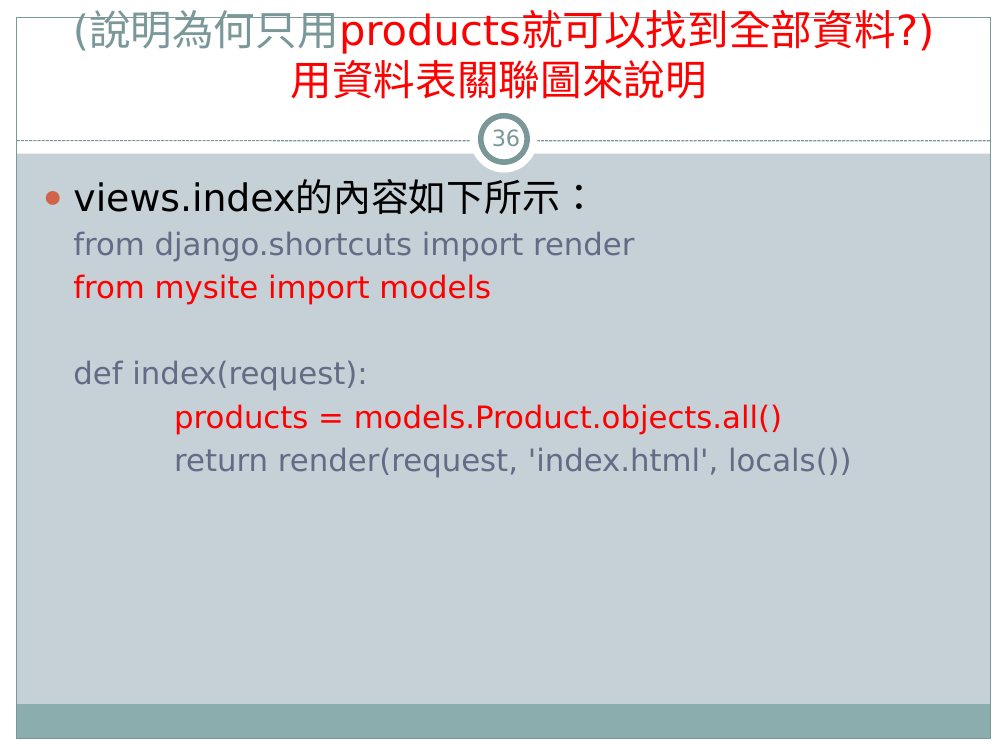
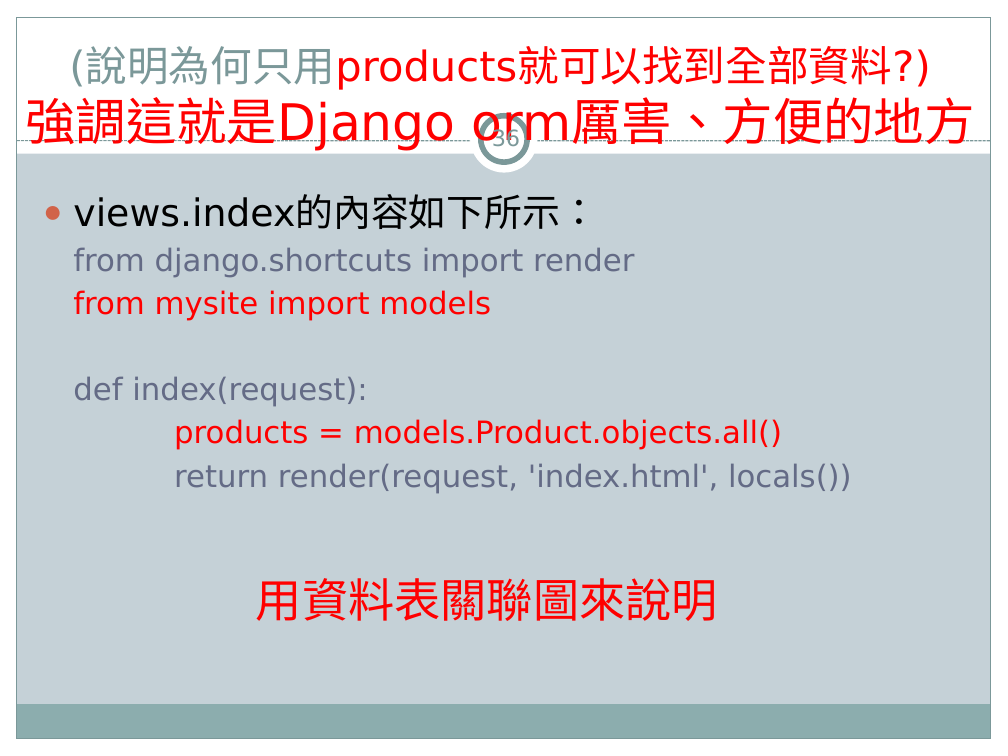
Before and after one commit to jacktea88/406django, a slide deck: slide 36 of ch07/Django4-ch07-1103.pptx. Drawn at 1008x756 pixels with LibreOffice and Linux fonts; fonts in the diff are those of the drawing. Boxes give left, top, right and bottom in pixels: in the first picture for what was removed or moved away, otherwise in the second. Text is boxed around its words. In the diff, an @@ line names an element or a change of style, - is before the commit and + after.

```diff
--- a/ch07/Django4-ch07-1103.pptx
+++ b/ch07/Django4-ch07-1103.pptx
@@ title at box(25, 47, 975, 152): text changed @@
-(說明為何只用products就可以找到全部資料?)
-用資料表關聯圖來說明
+(說明為何只用products就可以找到全部資料?)
+強調這就是Django orm厲害、方便的地方
@@ text "views.index的內容如下所示：": place and size @@
-text "views.index的內容如下所示：" at box(73, 180, 852, 478)
+text "views.index的內容如下所示：" at box(73, 196, 852, 493)
@@ text added at box(256, 578, 718, 621), 33 pt, text #FF0000 @@
+用資料表關聯圖來說明
```
Also in this commit, not shown: 5 other slides changed, 3 other files.
